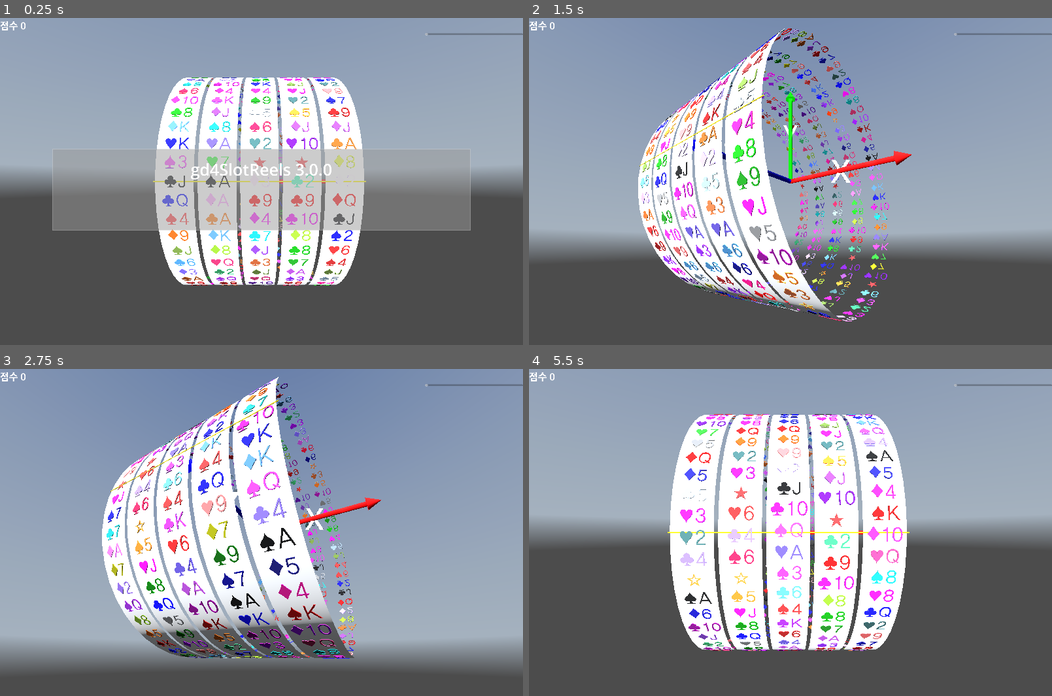
Above: before the commit, frames 1-4 (two rows, left to right).
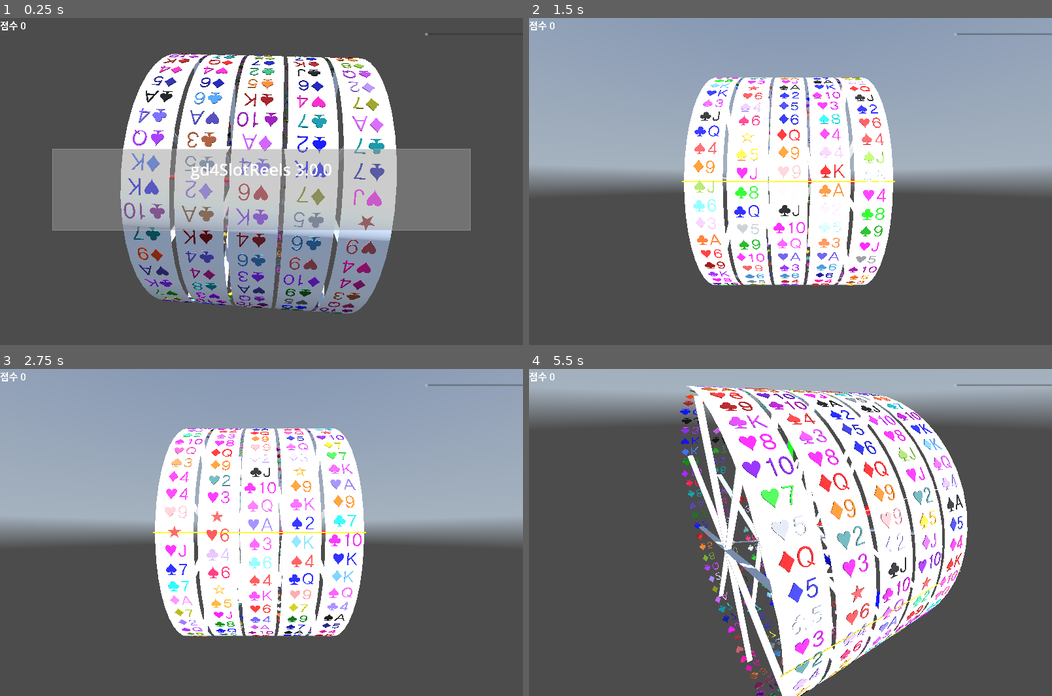
Above: after the commit, the same moments.

Repository: kasworld/gd4slot
Game: Godot game, scene res://main.tscn
Same seed, same stepped clock (60 frames per second), same inputs: the game is played once before the commit and once after it. A sky picture missing from this copy of the repository is replaced by a grey-blue gradient.
Inputs (mouse positions are in pixels of both pictures, inside the frame that each line leads up to):
- Up to frame 1 (0.25 s): no input
- Up to frame 2 (1.5 s): tap Enter at 0.5 s; move the mouse to (905, 165) at 0.52 s; hold Right 0.53-1.28 s; tap Q at 0.6 s; click (905, 165) at 0.67 s; tap Space at 0.77 s; tap E at 0.8, 1.35 s; move the mouse to (685, 197) at 1.27 s; hold Down from 1.28 s (still down)
- Up to frame 3 (2.75 s): tap Space at 1.52 s; tap Q at 1.55, 2.1 s; move the mouse to (313, 460) at 2.02 s; release Down at 2.03 s; hold Right from 2.03 s (still down); tap E at 2.3 s
- Up to frame 4 (5.5 s): move the mouse to (764, 597) at 2.77 s; release Right at 2.78 s; hold Up 2.78-3.53 s; tap E at 2.85, 3.8, 5.3 s; click (764, 597) at 2.92 s; tap Space at 3.02, 3.77, 4.52 s; tap Q at 3.05, 4.55, 5.1 s; move the mouse to (947, 581) at 3.52 s; hold Left 3.53-5.03 s; tap Enter at 3.6 s; move the mouse to (633, 483) at 4.27 s; tap Delete at 4.35 s; move the mouse to (816, 532) at 5.02 s; hold Down from 5.03 s (still down); click (816, 532) at 5.17 s

The runs differ from the first frame. In frame 1, 59% of the frame differs, in the area x 0-100%, y 0-91%; in frame 2, 36%; in frame 3, 52%; in frame 4, 48%.

Commit message:
reel spoke 추가

Diff:
--- /dev/null
+++ b/lib/fly_node3d.gd
@@ -0,0 +1,34 @@
+class_name FlyNode3D
+
+# for free fly camera
+
+const Key2Info := {
+	KEY_UP: ["rotation", "x", PI/10],
+	KEY_DOWN: ["rotation", "x", -PI/10],
+	KEY_LEFT: ["rotation", "y", PI/10],
+	KEY_RIGHT: ["rotation", "y", -PI/10],
+	KEY_A: ["position", "x", -1],
+	KEY_D: ["position", "x", 1],
+	KEY_W: ["position", "z", -1],
+	KEY_S: ["position", "z", 1],
+	KEY_Q: ["position", "y", -1],
+	KEY_E: ["position", "y", 1],
+}
+
+# flyinfo : [node3d field, axis, amount]
+static func fly_node3d(nd :Node3D, flyinfo :Array) -> void:
+	var field :String = flyinfo[0]
+	var axis :int = {
+		"x" :0,
+		"y" :1,
+		"z" :2,
+	} [flyinfo[1]]
+	match field:
+		"position":
+			var mv := Vector3.ZERO
+			mv[axis] += flyinfo[2]
+			nd.transform = nd.transform.translated_local(mv)
+		"rotation":
+			nd.rotation[axis] += flyinfo[2]
+		"scale":
+			nd.scale[axis] += flyinfo[2]
--- a/main.gd
+++ b/main.gd
@@ -65,13 +65,12 @@
 	pass
 
 func _process(_delta: float) -> void:
-	if $MovingCameraLight.is_current_camera():
-		$MovingCameraLight.move_hober_around_z(
-			slot.calc_center(),
-			slot.calc_width(),
-			slot.calc_radius()*1.5,
-			-3.0 )
 	main_animation.handle_animation()
+	var t := Time.get_unix_time_from_system() /2.3
+	if $MovingCameraLightHober.is_current_camera():
+		$MovingCameraLightHober.move_hober_around_z(t,slot.calc_center(),slot.calc_width(),	slot.calc_radius()*1.5)
+	elif $MovingCameraLightAround.is_current_camera():
+		$MovingCameraLightAround.move_wave_around_y(t,slot.calc_center(),slot.calc_width(),	slot.calc_radius()*1.5)
 
 var key2fn = {
 	KEY_ESCAPE : _on_button_esc_pressed,
--- a/main.tscn
+++ b/main.tscn
@@ -69,8 +69,10 @@
 
 [node name="AxisArrow3D" parent="." instance=ExtResource("4_1bvp3")]
 
-[node name="MovingCameraLight" parent="." instance=ExtResource("5_7mycd")]
-
 [node name="FixedCameraLight" parent="." instance=ExtResource("5_7mycd")]
 
+[node name="MovingCameraLightHober" parent="." instance=ExtResource("5_7mycd")]
+
+[node name="MovingCameraLightAround" parent="." instance=ExtResource("5_7mycd")]
+
 [connection signal="value_changed" from="오른쪽패널/HSlider" to="." method="_on_h_slider_value_changed"]
--- a/moving_carmera_light/moving_camera_light.gd
+++ b/moving_carmera_light/moving_camera_light.gd
@@ -61,14 +61,20 @@
 func fov_light_reset() -> void:
 	$SpotLight3D.fov = fov_light.reset()
 
-func move_around_y(center :Vector3, radius :float, height :float, spd :float = 2.3) -> void:
-	var t := -Time.get_unix_time_from_system() /spd
+func move_wave_around_y(t :float,  center :Vector3, radius :float, height :float) -> void:
 	position = Vector3( sin(t)*radius, sin(t*1.3)*height, cos(t)*radius ) + center
 	look_at(center)
 
-func move_hober_around_z(center :Vector3, radius :float, height :float, spd :float = 2.3) -> void:
-	var t := -Time.get_unix_time_from_system() /spd
-	position = Vector3(sin(t)*radius, cos(t)*radius, height ) + center
+func move_hober_around_x(t :float,  center :Vector3, radius :float, height :float) -> void:
+	position = Vector3( height, sin(t)*radius, cos(t)*radius ) + center
+	look_at(center)
+
+func move_hober_around_y(t :float,  center :Vector3, radius :float, height :float) -> void:
+	position = Vector3( sin(t)*radius, height, cos(t)*radius ) + center
+	look_at(center)
+
+func move_hober_around_z(t :float, center :Vector3, radius :float, height :float) -> void:
+	position = Vector3( sin(t)*radius, cos(t)*radius, height ) + center
 	look_at(center)
 
 func set_center_pos_far(center :Vector3, pos :Vector3, far :float) -> void:
--- a/moving_carmera_light/moving_camera_light.tscn
+++ b/moving_carmera_light/moving_camera_light.tscn
@@ -10,6 +10,4 @@
 
 [node name="SpotLight3D" type="SpotLight3D" parent="."]
 shadow_enabled = true
-spot_range = 200.0
-spot_attenuation = 2.0
 spot_angle = 75.0
--- /dev/null
+++ b/multi_mesh_shape/multi_mesh_shape.gd
@@ -0,0 +1,63 @@
+extends MultiMeshInstance3D
+class_name MultiMeshShape
+
+static func 집중선만들기(r :float, start:float, end:float, depth :float, count :int, co :Color ) -> MultiMeshShape:
+	var 구분선 := BoxMesh.new()
+	var 길이 := r*(end-start)
+	구분선.size = Vector3(길이, depth/10, depth )
+	var cell각도 := 2.0*PI / count
+	var radius := r-길이/2
+	var mms :MultiMeshShape = preload("res://multi_mesh_shape/multi_mesh_shape.tscn").instantiate().init(
+		구분선, Color.WHITE, count ,Vector3.ZERO )
+	for i in count:
+		var rad := cell각도 *i + cell각도/2
+		mms.set_inst_rotation(i, Vector3.BACK, rad)
+		mms.set_inst_pos(i, Vector3(cos(rad) *radius,sin(rad) *radius, 0) )
+		mms.set_inst_color(i, co)
+	return mms
+
+
+var m_mesh :MultiMesh
+
+func init(mesh :Mesh, co :Color, count :int, pos :Vector3) -> MultiMeshShape:
+	var mat := StandardMaterial3D.new()
+	# draw call 이 TRANSPARENCY_ALPHA 인 경우만 줄어든다. 버그인가?
+	if co.a >= 1.0:
+		mat.transparency = BaseMaterial3D.TRANSPARENCY_DISABLED
+	else:
+		mat.transparency = BaseMaterial3D.TRANSPARENCY_ALPHA
+	mat.albedo_color = co
+	mat.vertex_color_use_as_albedo = true
+	mesh.material = mat
+	m_mesh = MultiMesh.new()
+	m_mesh.mesh = mesh
+	m_mesh.transform_format = MultiMesh.TRANSFORM_3D
+	m_mesh.use_colors = true # before set instance_count
+	# Then resize (otherwise, changing the format is not allowed).
+	m_mesh.instance_count = count
+	m_mesh.visible_instance_count = count
+	$".".multimesh = m_mesh
+	for i in m_mesh.visible_instance_count:
+		#m_mesh.set_instance_color(i,Color.WHITE)
+		var t := Transform3D(Basis(), pos)
+		m_mesh.set_instance_transform(i,t)
+	return self
+
+func set_visible_count(i :int) -> void:
+	m_mesh.visible_instance_count = i
+
+func get_visible_count() -> int:
+	return m_mesh.visible_instance_count
+
+func set_inst_rotation(i :int, axis :Vector3, rot :float) -> void:
+	var t := m_mesh.get_instance_transform(i)
+	t = t.rotated_local(axis, rot)
+	m_mesh.set_instance_transform(i,t )
+
+func set_inst_pos(i :int, pos :Vector3) -> void:
+	var t := m_mesh.get_instance_transform(i)
+	t.origin = pos
+	m_mesh.set_instance_transform(i,t )
+
+func set_inst_color(i, co :Color) -> void:
+	m_mesh.set_instance_color(i,co)
--- /dev/null
+++ b/multi_mesh_shape/multi_mesh_shape.tscn
@@ -0,0 +1,6 @@
+[gd_scene load_steps=2 format=3 uid="uid://cfnbpemvoy1i6"]
+
+[ext_resource type="Script" uid="uid://brthvnlbu6c53" path="res://multi_mesh_shape/multi_mesh_shape.gd" id="1_3lfy5"]
+
+[node name="MultiMeshShape" type="MultiMeshInstance3D"]
+script = ExtResource("1_3lfy5")
--- a/slot_reel/slot_reel.gd
+++ b/slot_reel/slot_reel.gd
@@ -24,6 +24,10 @@
 		k.rotation.x = 2*PI/count *i
 		add_child(k)
 		symbol_list.append(k)
+
+	var spoke := MultiMeshShape.집중선만들기(r*0.99, 0.0, 1.0, symbol크기.x*0.2, 8, Color.WHITE)
+	spoke.rotate_y(PI/2)
+	add_child( spoke )
 
 	$MeshInstance3D.mesh.material.albedo_color = Color.WHITE
 	$MeshInstance3D.mesh.top_radius = calc_radius()
Not shown, added: lib/fly_node3d.gd.uid
Not shown, added: multi_mesh_shape/multi_mesh_shape.gd.uid
